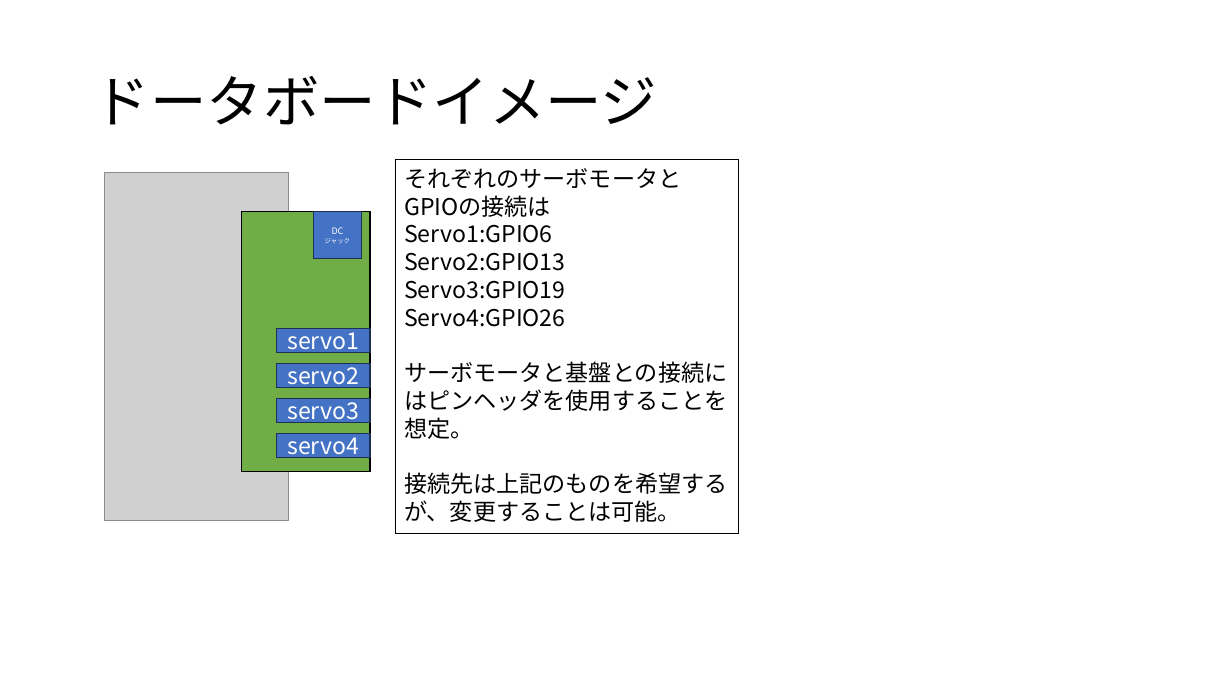
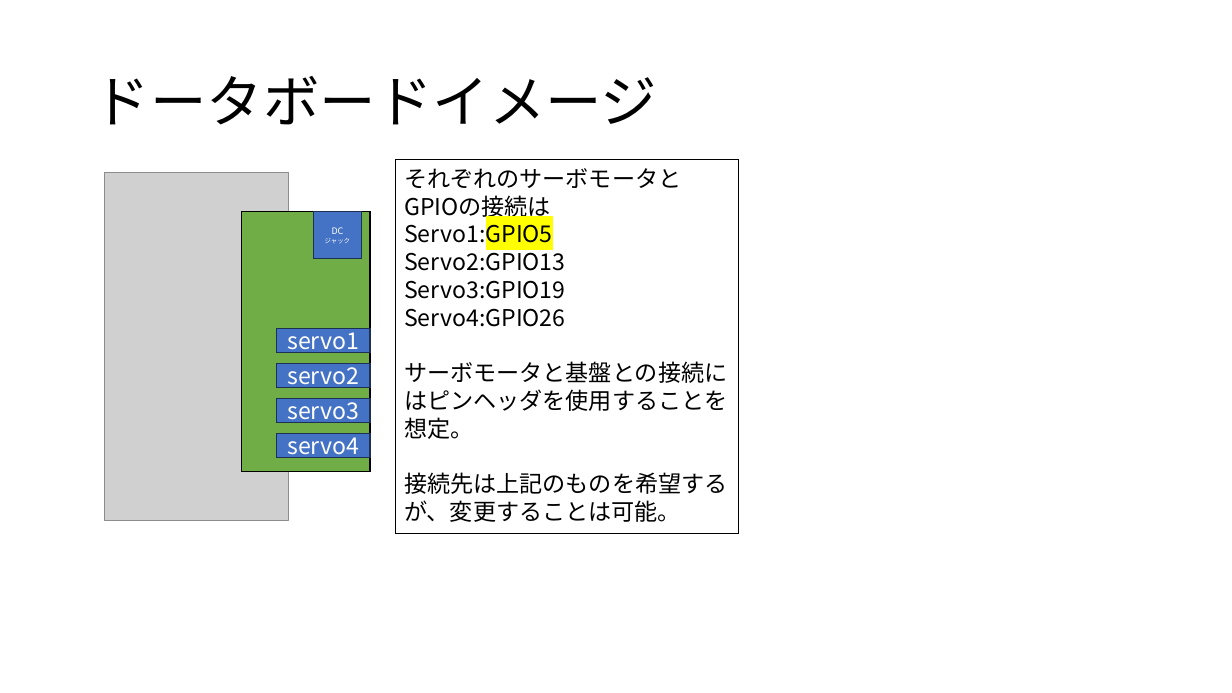
Before and after one commit to mizunoshota2001/PuppiWi, a slide deck: slide 3 of docs/PuppiWi用拡張基盤.pptx. Drawn at 1232x693 pixels with LibreOffice and Linux fonts; fonts in the diff are those of the drawing; grey boxes stand for pictures. Boxes give left, top, right and bottom in pixels: in the first picture for what was removed or moved away, otherwise in the second. Text is boxed around its words. In the diff, an @@ line names an element or a change of style, - is before the commit and + after.

Commit message:
PuppiWi用拡張基盤のドキュメントを更新し、Raspberry Pi 5に対応するように修正しました。また、サーボモータのGPIO接続を変更しました。

```diff
--- a/docs/PuppiWi用拡張基盤.pptx
+++ b/docs/PuppiWi用拡張基盤.pptx
@@ text in rectangle at (404,219,553,248): text changed @@
-Servo1:GPIO6
+Servo1:GPIO5
```
Also in this commit, not shown: 1 other slide changed, 1 other file.
